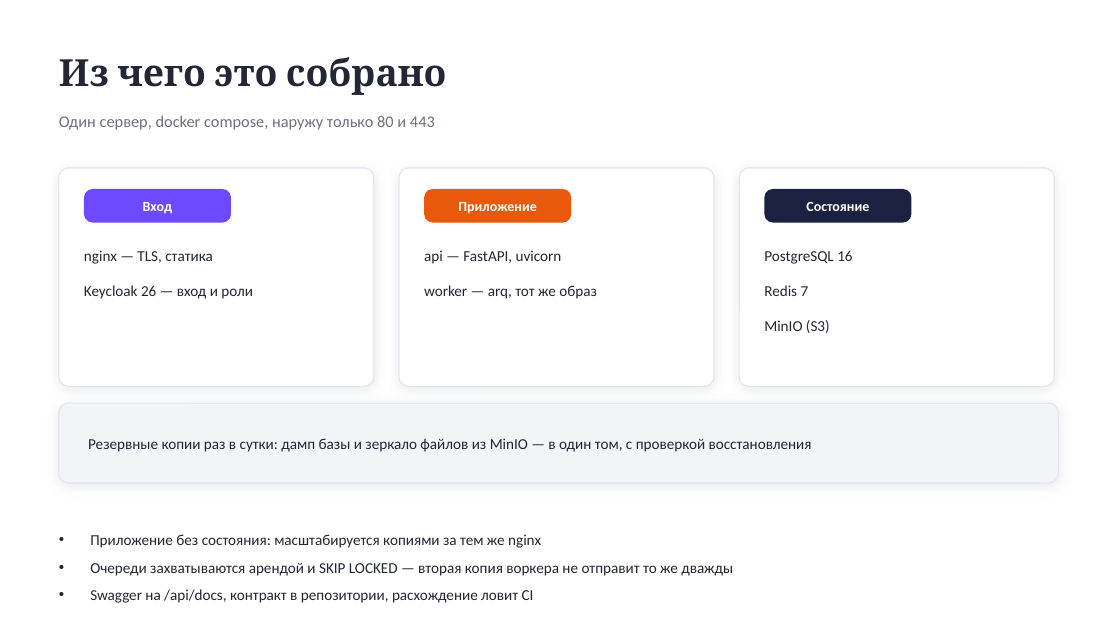
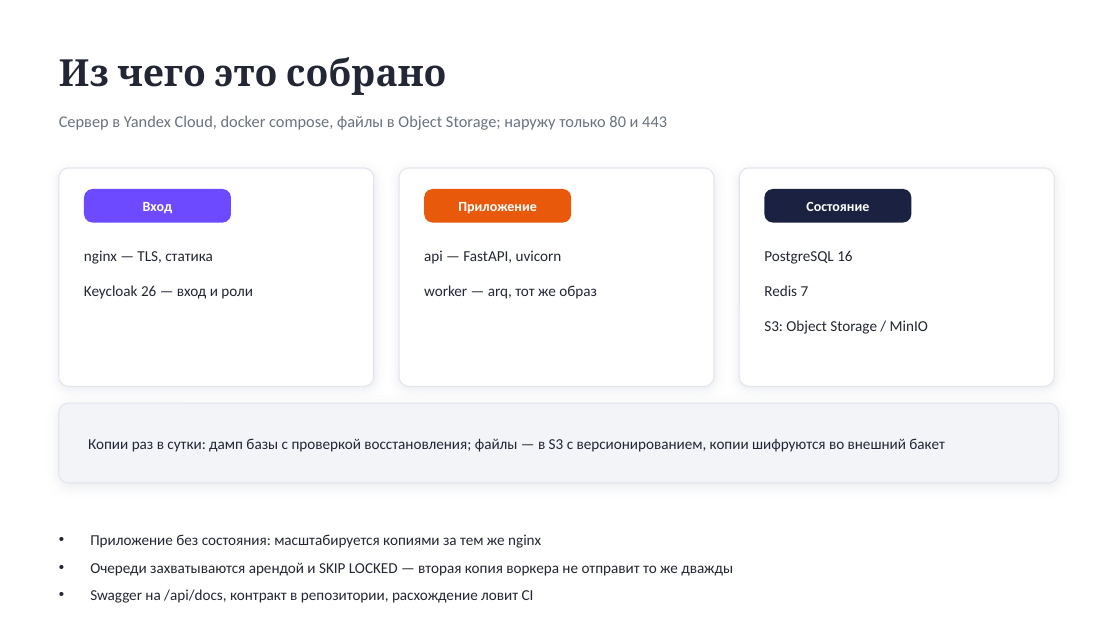
Before and after one commit to tame2tame/hackathon_2026, a slide deck: slide 9 of docs/РадарВузов-презентация.pptx. Drawn at 1120x630 pixels with LibreOffice and Linux fonts; fonts in the diff are those of the drawing. Boxes give left, top, right and bottom in pixels: in the first picture for what was removed or moved away, otherwise in the second. Text is boxed around its words. In the diff, an @@ line names an element or a change of style, - is before the commit and + after.

```diff
--- a/docs/РадарВузов-презентация.pptx
+++ b/docs/РадарВузов-презентация.pptx
@@ text at bbox=[59, 115, 667, 130]: text changed @@
-Один сервер, docker compose, наружу только 80 и 443
+Сервер в Yandex Cloud, docker compose, файлы в Object Storage; наружу только 80 и 443
@@ text at bbox=[764, 320, 928, 334]: text changed @@
-MinIO (S3)
+S3: Object Storage / MinIO
@@ text at bbox=[88, 438, 945, 452]: text changed @@
-Резервные копии раз в сутки: дамп базы и зеркало файлов из MinIO — в один том, с проверкой восстановления
+Копии раз в сутки: дамп базы с проверкой восстановления; файлы — в S3 с версионированием, копии шифруются во внешний бакет
```
Also in this commit, not shown: 14 other files.
